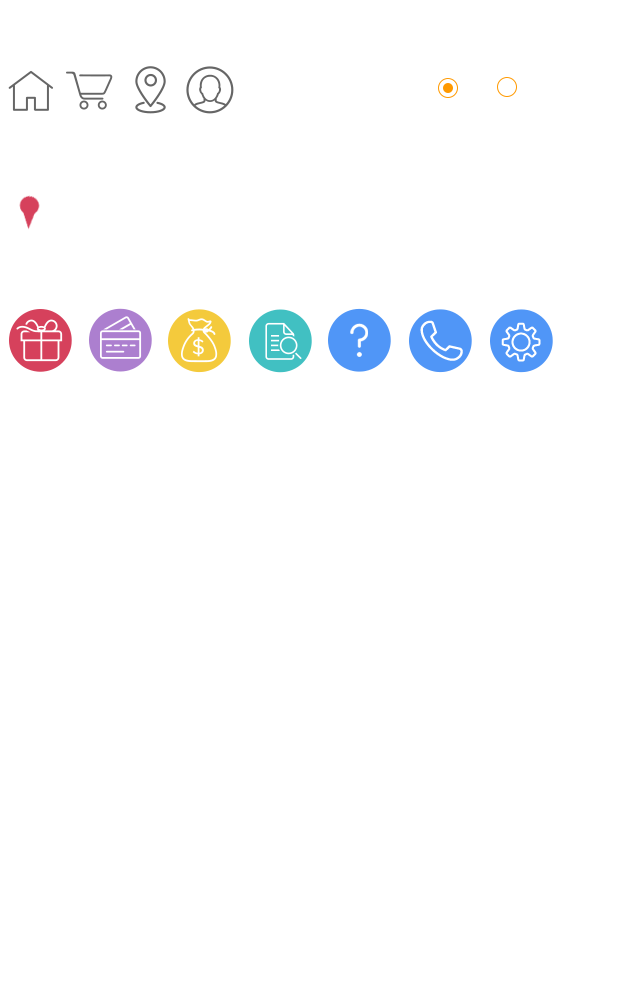
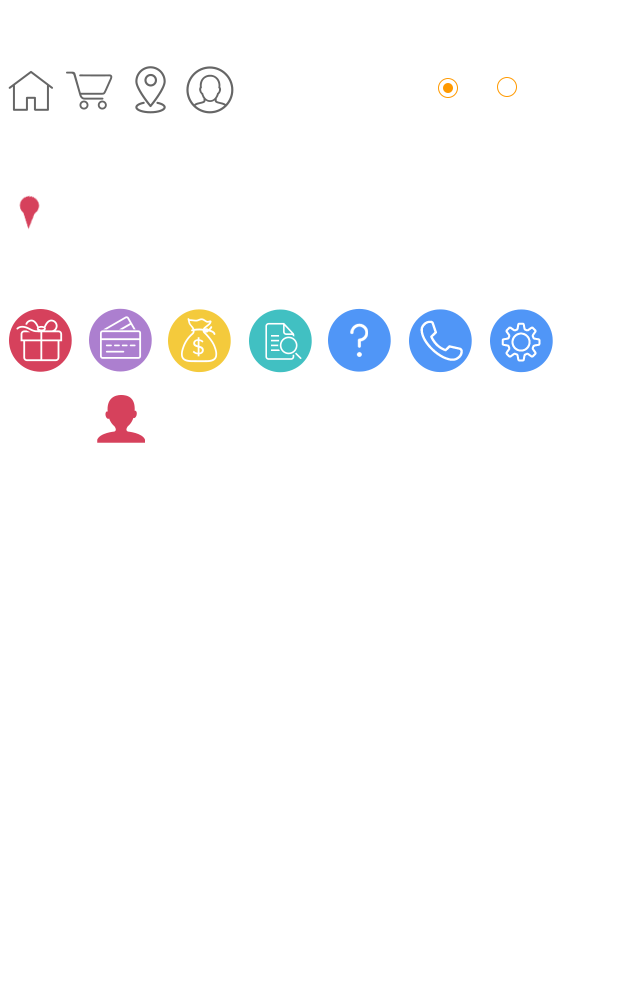
Before/after of a 640px x 1000px layered artwork. What changed in the layer stack:
renamed "图层 7" to "图层 10", painted on it over (x1=97, y1=395, x2=145, y2=443)
